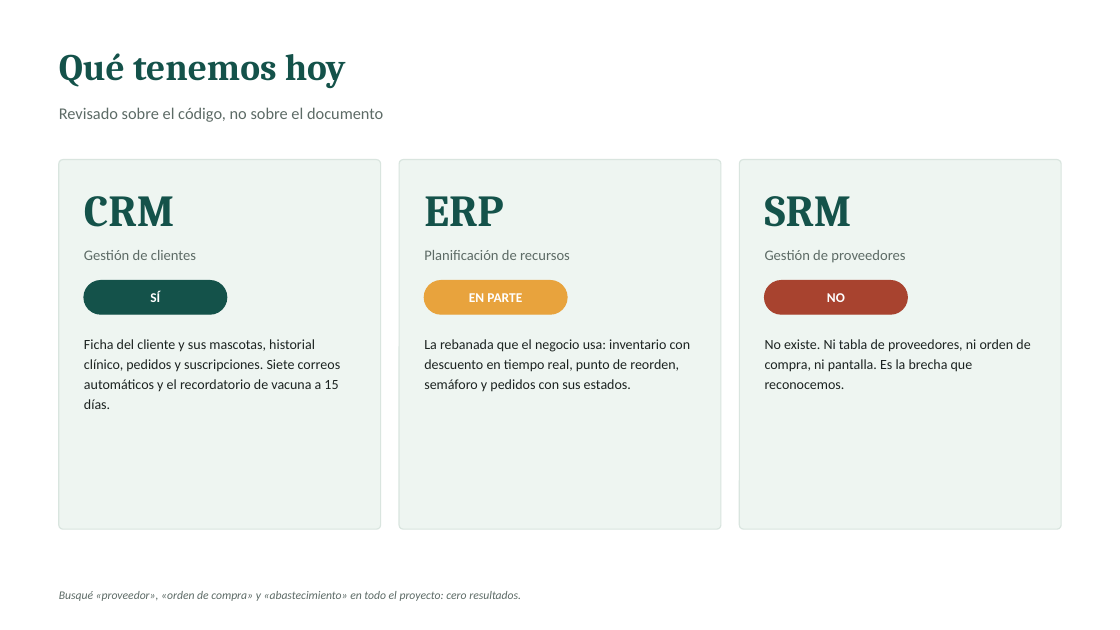
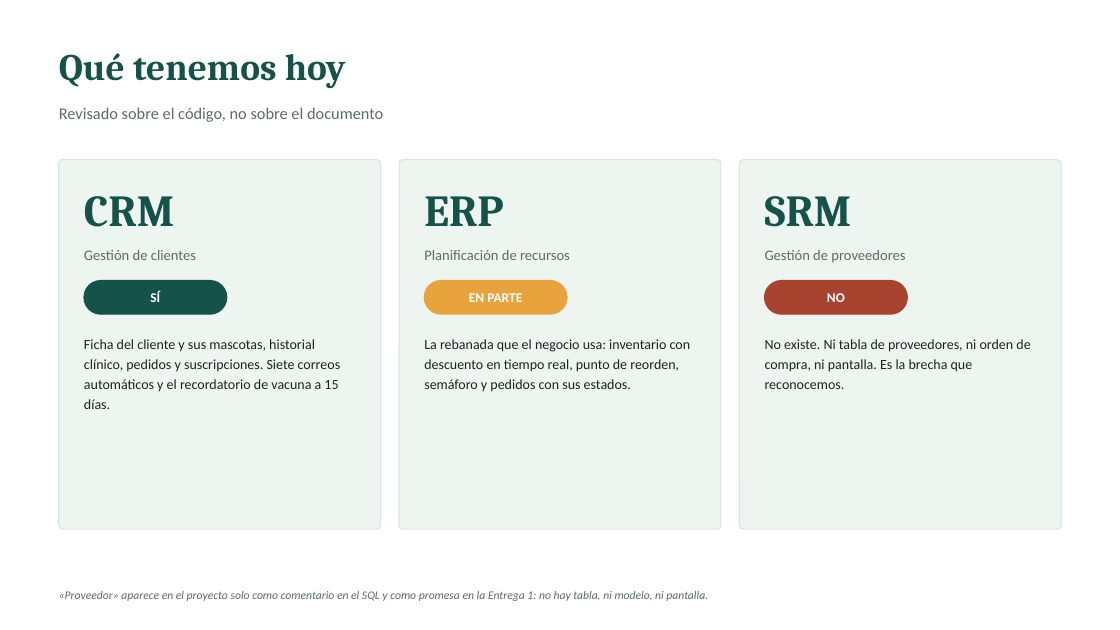
Before and after one commit to BrahamsCode/VetPetSurco, a slide deck: slide 2 of docs/presentacion/Pilares_CRM_ERP_SRM.pptx. Drawn at 1120x630 pixels with LibreOffice and Linux fonts; fonts in the diff are those of the drawing. Boxes give left, top, right and bottom in pixels: in the first picture for what was removed or moved away, otherwise in the second. Text is boxed around its words. In the diff, an @@ line names an element or a change of style, - is before the commit and + after.

```diff
--- a/docs/presentacion/Pilares_CRM_ERP_SRM.pptx
+++ b/docs/presentacion/Pilares_CRM_ERP_SRM.pptx
@@ text at (x1=59, y1=591, x2=708, y2=601): text changed @@
-Busqué «proveedor», «orden de compra» y «abastecimiento» en todo el proyecto: cero resultados.
+«Proveedor» aparece en el proyecto solo como comentario en el SQL y como promesa en la Entrega 1: no hay tabla, ni modelo, ni pantalla.
```
Also in this commit, not shown: 1 other file.
